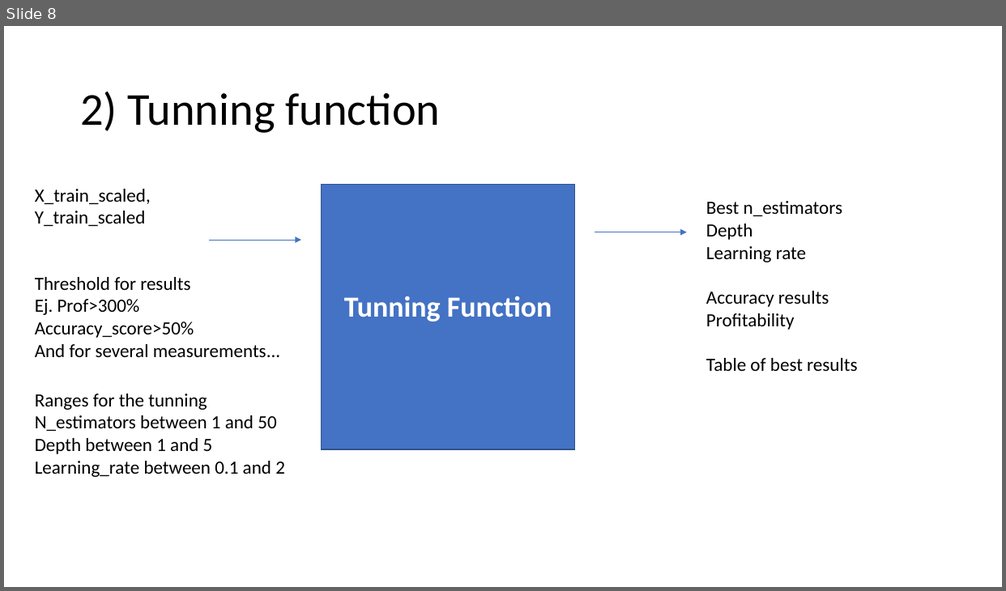
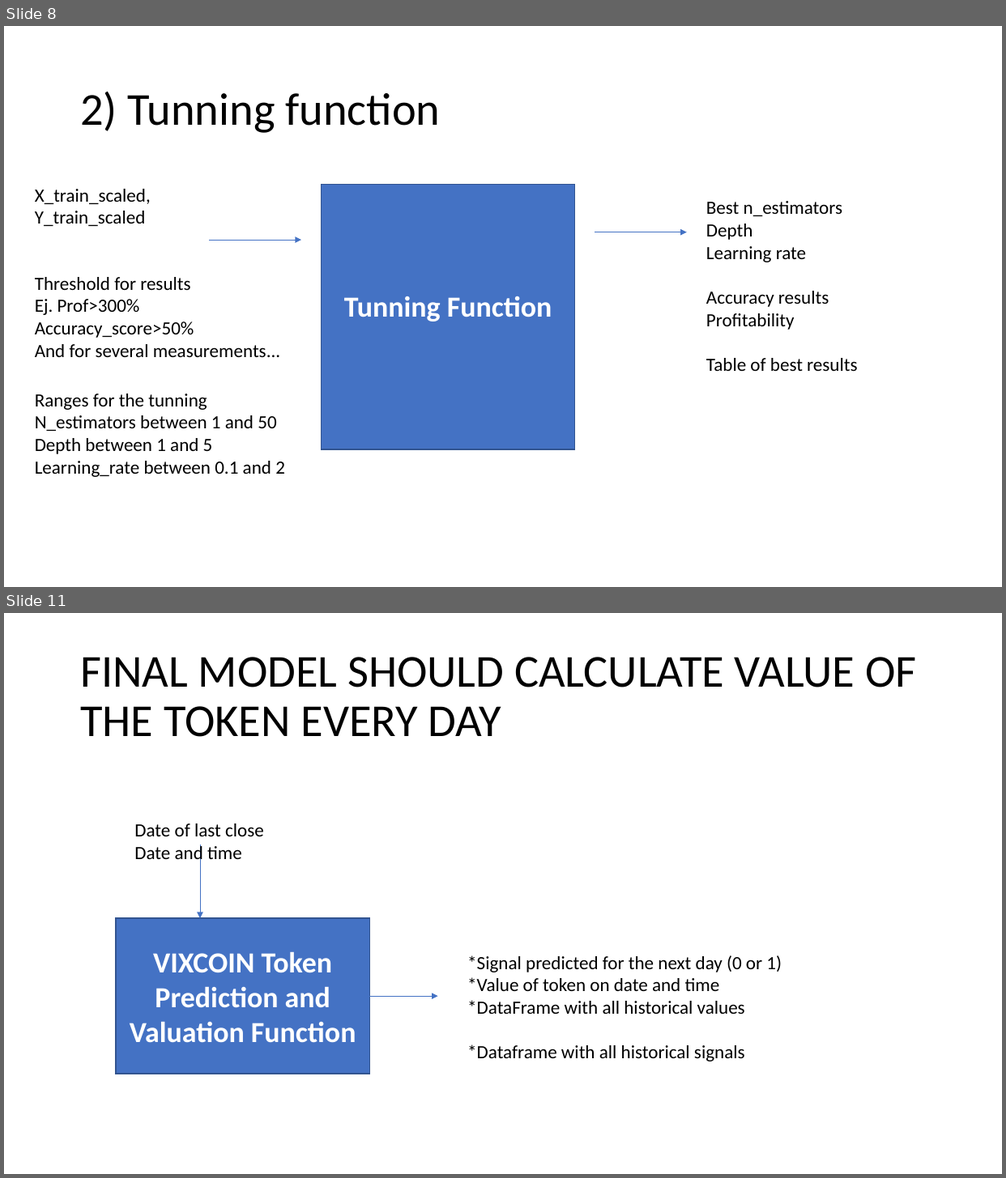
Before and after one commit to paocarvajal1912/vixx-token-dapp, a slide deck: Adaboost_ML_Model.pptx. Shown one above the other, each under a label of ours: slide 8 before the commit, slides 8 and 11 after it; the slides between them are not shown. The pictures are 1006x591 and 1006x1178 pixels, drawn with LibreOffice and Linux fonts; fonts in the diff are those of the drawing. Boxes give left, top, right and bottom in pixels: in the first picture for what was removed or moved away, otherwise in the second. Text is boxed around its words. In the diff, an @@ line names an element or a change of style, - is before the commit and + after.

```diff
--- a/Adaboost_ML_Model.pptx
+++ b/Adaboost_ML_Model.pptx
@@ slide 11 added at [4, 613, 1002, 1174], background #FFFFFF @@
@@ title added at [80, 657, 916, 737], 44 pt, text #000000 @@
+FINAL MODEL SHOULD CALCULATE VALUE OF THE TOKEN EVERY DAY
@@ text added at [134, 824, 264, 864], 18 pt, text #000000 @@
+Date of last close
+Date and time
@@ arrow added from (200, 845) to (200, 918), #4472C4 0.5 pt @@
@@ rectangle added at [116, 918, 369, 1074], fill #4472C4, outline #325491 1 pt, 28 pt, text #FFFFFF, bold @@
+VIXCOIN Token Prediction and Valuation Function
@@ text added at [467, 956, 782, 1062], 18 pt, text #000000 @@
+*Signal predicted for the next day (0 or 1)
+*Value of token on date and time
+*DataFrame with all historical values
+*Dataframe with all historical signals
@@ arrow added from (370, 996) to (438, 996), #4472C4 0.5 pt @@
```
Also in this commit, not shown: 3 slides changed, 3 other slides added, 1 slide removed, 6 other files.
